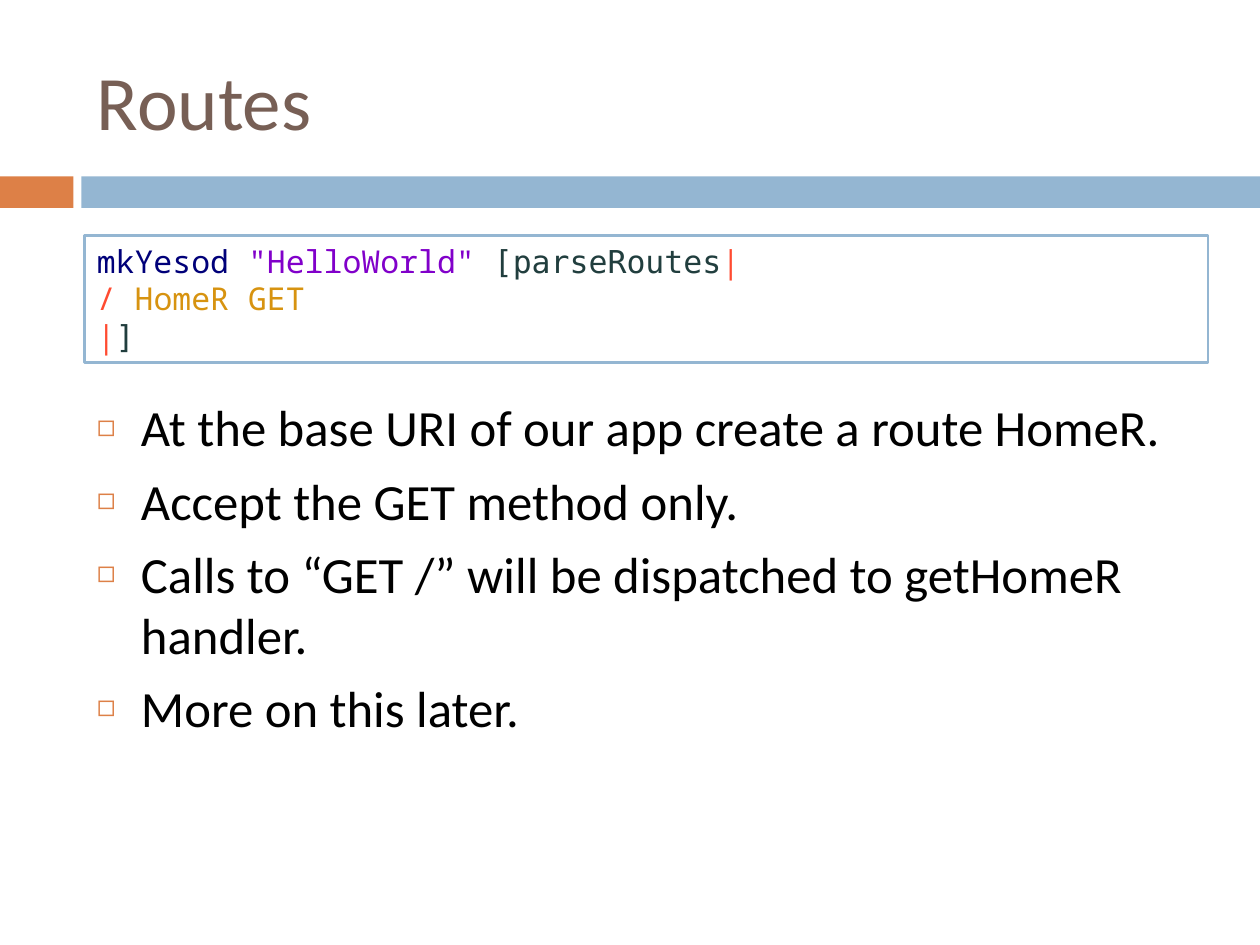
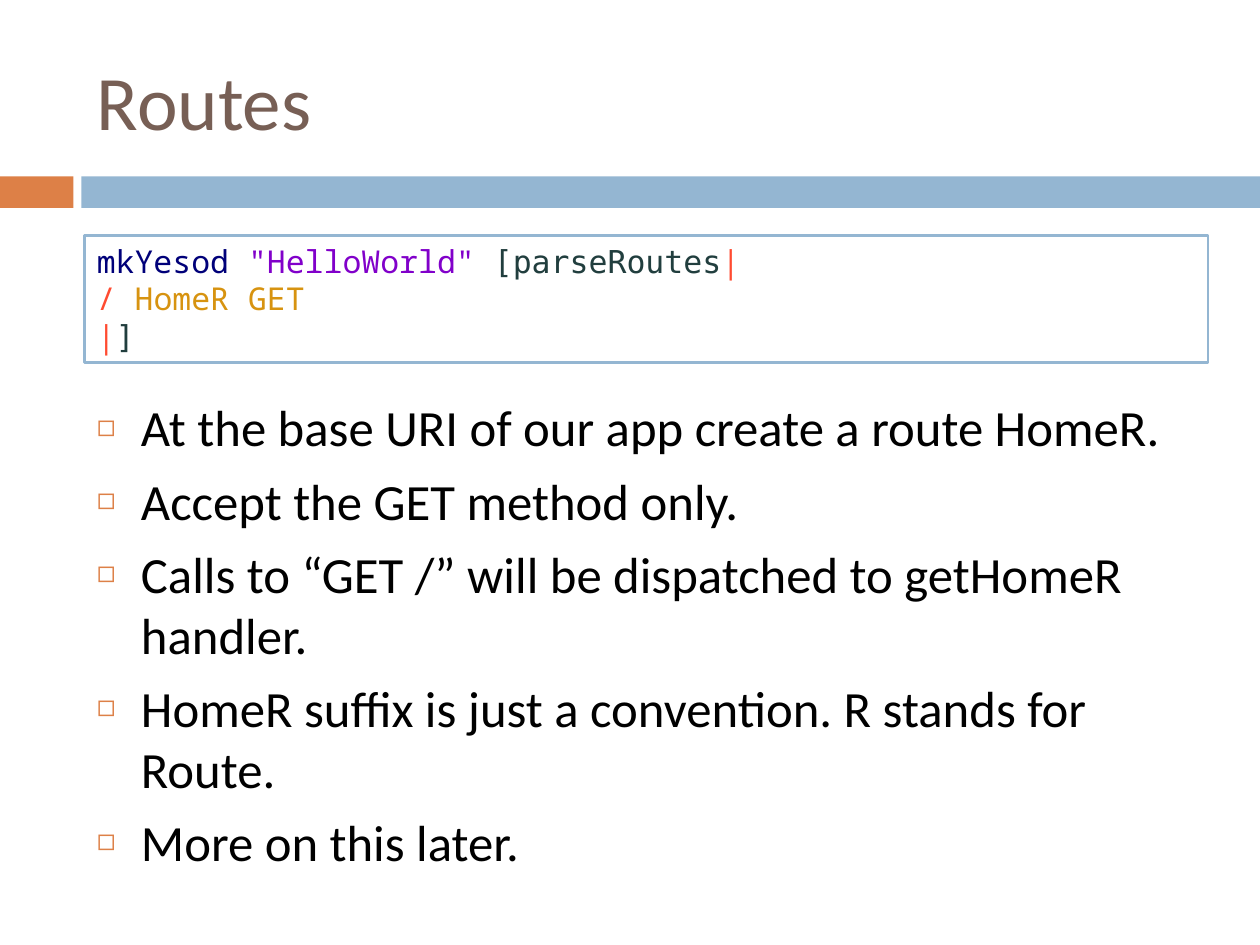
Before and after one commit to benkolera/talk-yesod, a slide deck: slide 18 of TypeSafeWebDevWithYesodAndHaskell.pptx. Drawn at 1260x945 pixels with LibreOffice and Linux fonts; fonts in the diff are those of the drawing. Boxes give left, top, right and bottom in pixels: in the first picture for what was removed or moved away, otherwise in the second. Text is boxed around its words. In the diff, an @@ line names an element or a change of style, - is before the commit and + after.

```diff
--- a/TypeSafeWebDevWithYesodAndHaskell.pptx
+++ b/TypeSafeWebDevWithYesodAndHaskell.pptx
@@ text at [141, 691, 1086, 789]: paragraph added @@
+◻ HomeR suffix is just a convention. R stands for Route.
```
Also in this commit, not shown: 8 other slides changed, 1 slide added, 1 other file.
